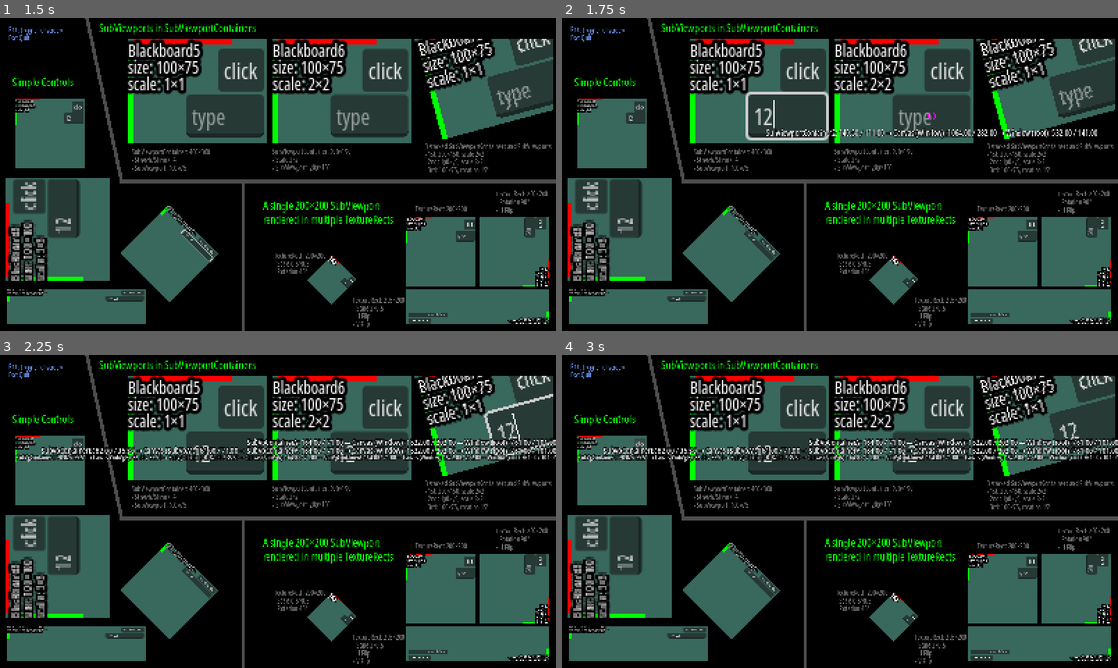
Above: before the commit, frames 1-4 (two rows, left to right).
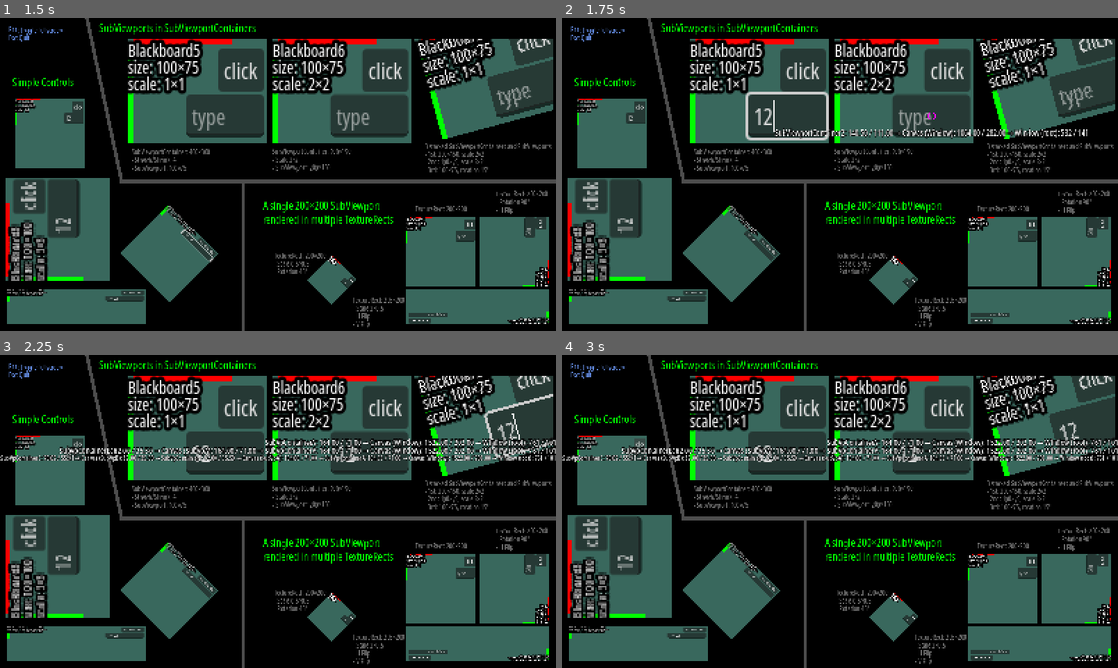
Above: after the commit, the same moments.

Repository: Toxe/godot-coordinate-systems
Game: Godot game, scene res://scenes/main.tscn
The game is run twice, just before and just after one commit, with the same random seed, the same clock (stepped at 60 frames per second) and the same inputs.
Inputs (mouse positions are in pixels of both pictures, inside the frame that each line leads up to):
- Up to frame 1 (1.5 s): click (72, 118) at 0.52 s; type "12" at 0.6 s; click (122, 299) at 0.75 s; type "12" at 0.83 s; click (61, 208) at 0.98 s; type "12" at 1.07 s; click (194, 246) at 1.27 s; type "12" at 1.35 s
- Up to frame 2 (1.75 s): click (789, 115) at 1.5 s; type "12" at 1.58 s; click (928, 115) at 1.73 s
- Up to frame 3 (2.25 s): type "12" at 1.82 s; click (528, 423) at 2.02 s; type "12" at 2.1 s
- Up to frame 4 (3 s): click "click" at 2.75 s

Frame 1 is identical in both runs. In frame 2, 0.9% of the frame differs, in the area x 36-97%, y 35-39%; in frame 3, 4.0%, in the area x 0-100%, y 26-35%; in frame 4, 4.0%.

Commit message:
Trim zeros at the end of screen coordinates

Diff:
--- a/CoordinateSystems/scenes/mouse_overlay.gd
+++ b/CoordinateSystems/scenes/mouse_overlay.gd
@@ -46,10 +46,10 @@
 
         if viewport is Window:
             var window_coords := control.get_viewport().get_screen_transform() * coords_on_canvas
-            output_parts.append(format_line_part("%s (%s)" % [viewport.get_class(), viewport.name], window_coords))
+            output_parts.append(format_line_part("%s (%s)" % [viewport.get_class(), viewport.name], window_coords, true))
 
     return output_parts
 
 
-func format_line_part(label: String, pos: Vector2) -> String:
-    return "%s: %s" % [label, Format.format_position(pos)]
+func format_line_part(label: String, pos: Vector2, trim_trailing_zeros := false) -> String:
+    return "%s: %s" % [label, Format.format_position(pos, trim_trailing_zeros)]
